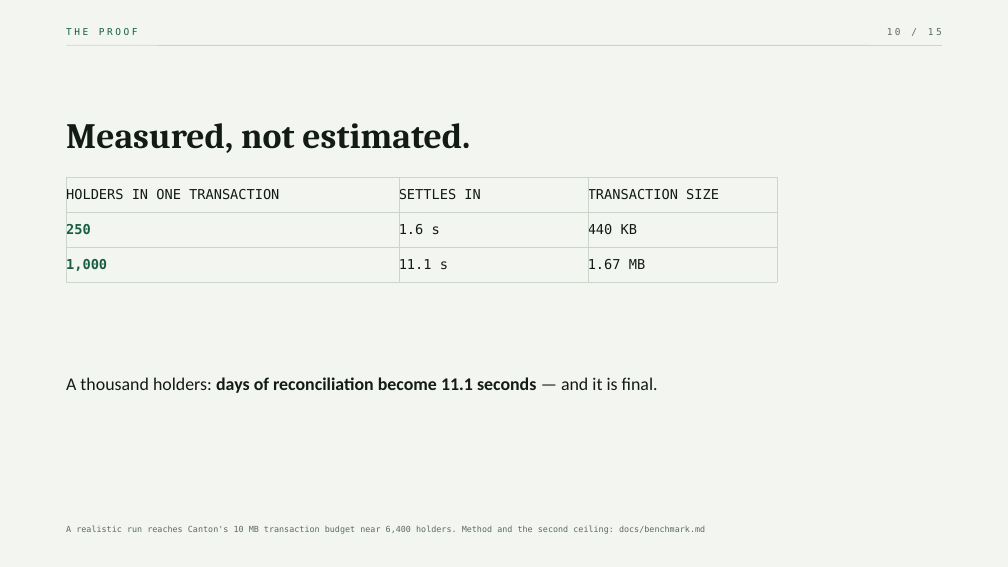
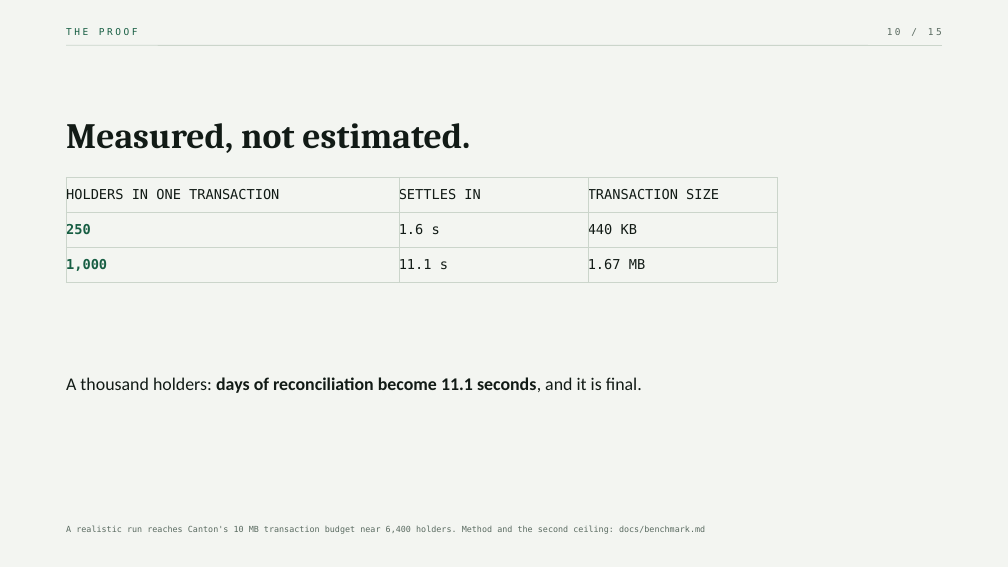
Before and after one commit to Chain-Experts/Indivisa, a slide deck: slide 10 of docs/Indivisa-pitch.pptx. Drawn at 1008x567 pixels with LibreOffice and Linux fonts; fonts in the diff are those of the drawing. Boxes give left, top, right and bottom in pixels: in the first picture for what was removed or moved away, otherwise in the second. Text is boxed around its words. In the diff, an @@ line names an element or a change of style, - is before the commit and + after.

```diff
--- a/docs/Indivisa-pitch.pptx
+++ b/docs/Indivisa-pitch.pptx
@@ text at (66, 377, 642, 393): text changed @@
-A thousand holders: days of reconciliation become 11.1 seconds — and it is final.
+A thousand holders: days of reconciliation become 11.1 seconds, and it is final.
```
Also in this commit, not shown: 9 other slides changed, 7 other files.
